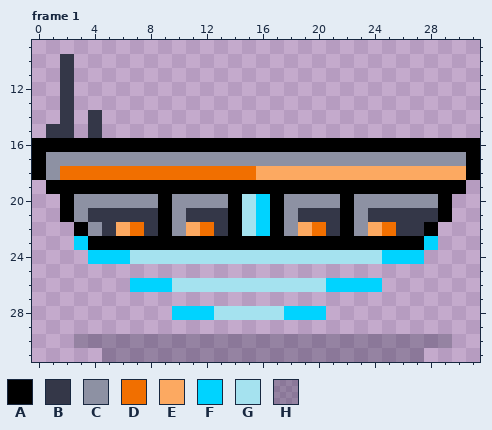
A pixel-art file gets an edit: sprite_assets/bots/spr_carry_bot.aseprite. Above: the version before the commit.
32x32 pixels, 1 frame. Shown: frame 1: x 0..31, y 9..31. The commit also changed other frames, which this record leaves out.
Visible layers, top first: "Layer 6", "Layer 5", "Layer 2", "Layer 1".
Palette (. is transparent): A #000000  B #343748  C #8d91a3  D #f16f00  E #fca961  F #00d3ff  G #a5e2ef  H #01051b3d
Pixels before, frame 1, first column x 0:
10 ..B.............................
11 ..B.............................
12 ..B.............................
13 ..B.............................
14 ..B.B...........................
15 .BB.B...........................
16 AAAAAAAAAAAAAAAAAAAAAAAAAAAAAAAA
17 ACCCCCCCCCCCCCCCCCCCCCCCCCCCCCCA
18 ACDDDDDDDDDDDDDDEEEEEEEEEEEEEEEA
19 .AAAAAAAAAAAAAAAAAAAAAAAAAAAAAA.
20 ..ACCCCCCACCCCAGFACCCCACCCCCCA..
21 ..ACBBBBBACBBBAGFACBBBACBBBBBA..
22 ...ACBEDBACEDBAGFACEDBACEDBBA...
23 ...FAAAAAAAAAAAAAAAAAAAAAAAAF...
24 ....FFFGGGGGGGGGGGGGGGGGGFFF....
25 ................................
26 .......FFFGGGGGGGGGGGFFFF.......
27 ................................
28 ..........FFFGGGGGFFF...........
29 ................................
30 ...HHHHHHHHHHHHHHHHHHHHHHHHHHH..
31 .....HHHHHHHHHHHHHHHHHHHHHHH....
And afterwards:
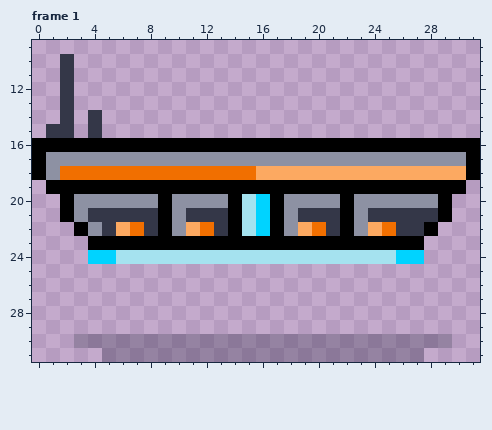
Diff:
Frame 1, layer "Layer 5":
y 23: x 3 F -> .; x 28 F -> .
y 24: x 6 F -> G; x 25 F -> G
y 26: x 7..24 FFFGGGGGGGGGGGFFFF -> ..................
y 28: x 10..20 FFFGGGGGFFF -> ...........
Where, in picture pixels (left, top, right, bottom), the same in both pictures:
changed: (74, 236, 438, 320)
